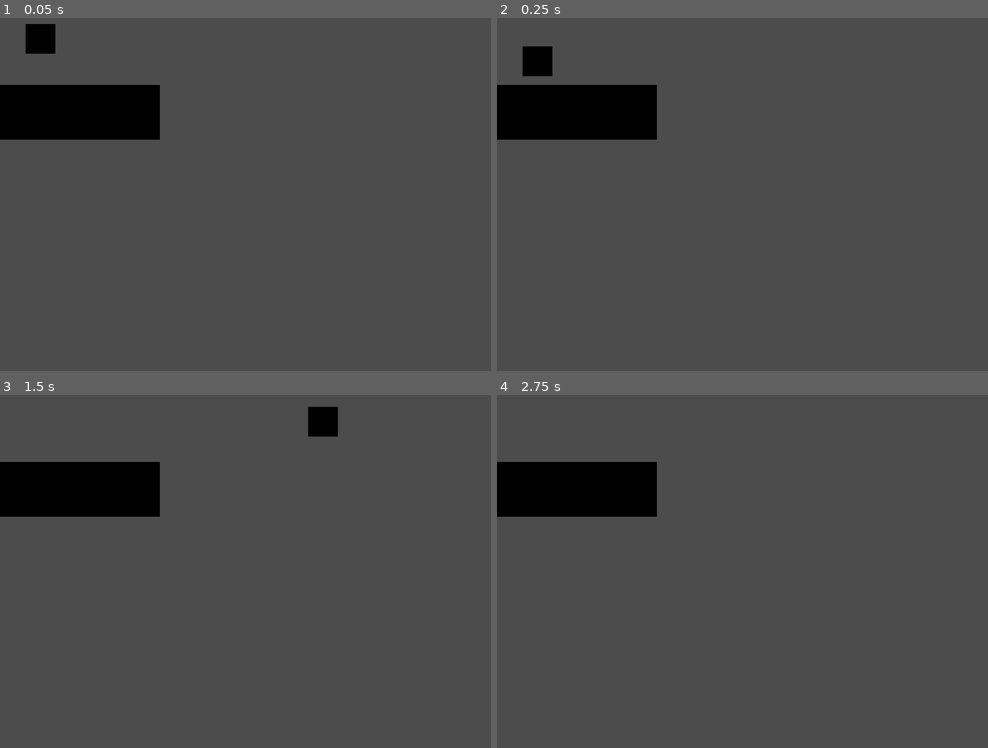
Above: before the commit, frames 1-4 (two rows, left to right).
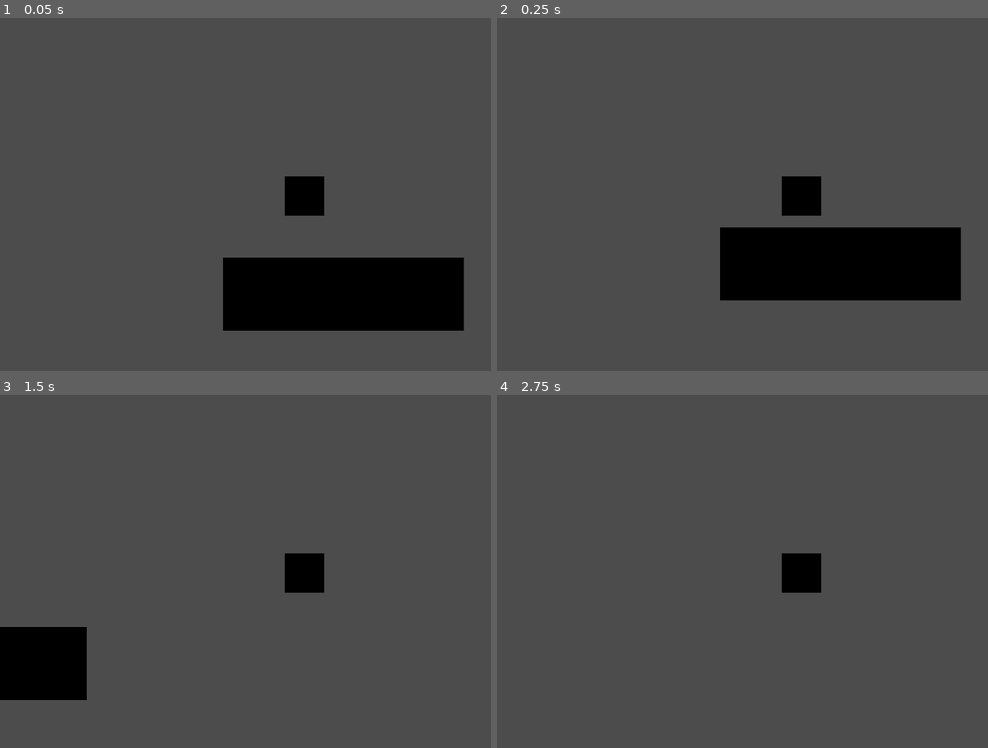
Above: after the commit, the same moments.

Repository: RavenJFelix/Square
Game: Godot game, scene res://testLevel/testLevel.tscn
Same seed, same stepped clock (60 frames per second), same inputs: the game is played once before the commit and once after it. The project has no main scene, so this scene is started directly.
Inputs:
- Up to frame 1 (0.05 s): no input
- Up to frame 2 (0.25 s): no input
- Up to frame 3 (1.5 s): hold Right (ui_right) from 0.53 s (still down); tap Up (ui_up) at 0.77 s
- Up to frame 4 (2.75 s): tap Up (ui_up) at 1.52 s; release Right (ui_right) at 2.03 s; hold Left (ui_left) from 2.03 s (still down)

The runs differ from the first frame. In frame 1, 17% of the frame differs, in the area x 0-95%, y 1-89%; in frame 2, 17%, in the area x 0-95%, y 7-80%; in frame 3, 10%; in frame 4, 6.0%.

Commit message:
Add camera to player

Diff:
--- a/entity/pc/player/player.tscn
+++ b/entity/pc/player/player.tscn
@@ -16,3 +16,8 @@
 scale = Vector2( 5, 5 )
 color = Color( 0, 0, 0, 1 )
 polygon = PoolVector2Array( 5, -5, 5, 5, -5, 5, -5, -5 )
+
+[node name="Camera2D" type="Camera2D" parent="."]
+current = true
+zoom = Vector2( 0.75, 0.75 )
+limit_smoothed = true
